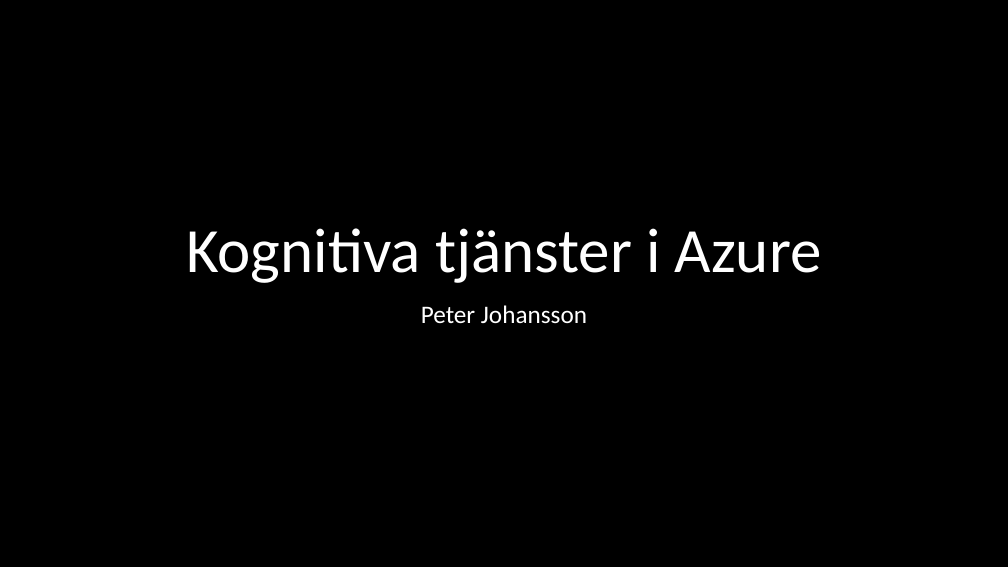
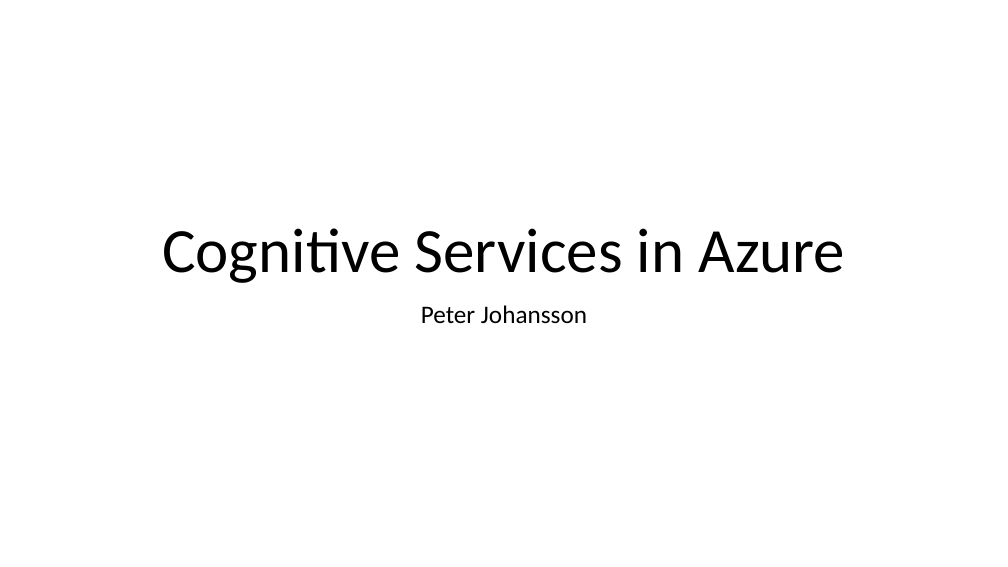
Before and after one commit to petejoha-sog/cognitive-workshop, a slide deck: slide 1 of Slides/CognitiveServicesInAzure.pptx. Drawn at 1008x567 pixels with LibreOffice and Linux fonts; fonts in the diff are those of the drawing. Boxes give left, top, right and bottom in pixels: in the first picture for what was removed or moved away, otherwise in the second. Text is boxed around its words. In the diff, an @@ line names an element or a change of style, - is before the commit and + after.

Commit message:
updated slides

```diff
--- a/Slides/CognitiveServicesInAzure.pptx
+++ b/Slides/CognitiveServicesInAzure.pptx
@@ background #000000 to #FFFFFF @@
@@ title at (x1=162, y1=228, x2=845, y2=283): text changed; text colour #FFFFFF to #000000 @@
-Kognitiva tjänster i Azure
+Cognitive Services in Azure
@@ subtitle "Peter Johansson" at (x1=421, y1=305, x2=587, y2=324): text colour #FFFFFF to #000000 @@
```
Also in this commit, not shown: 7 other slides changed, 7 slides added.
